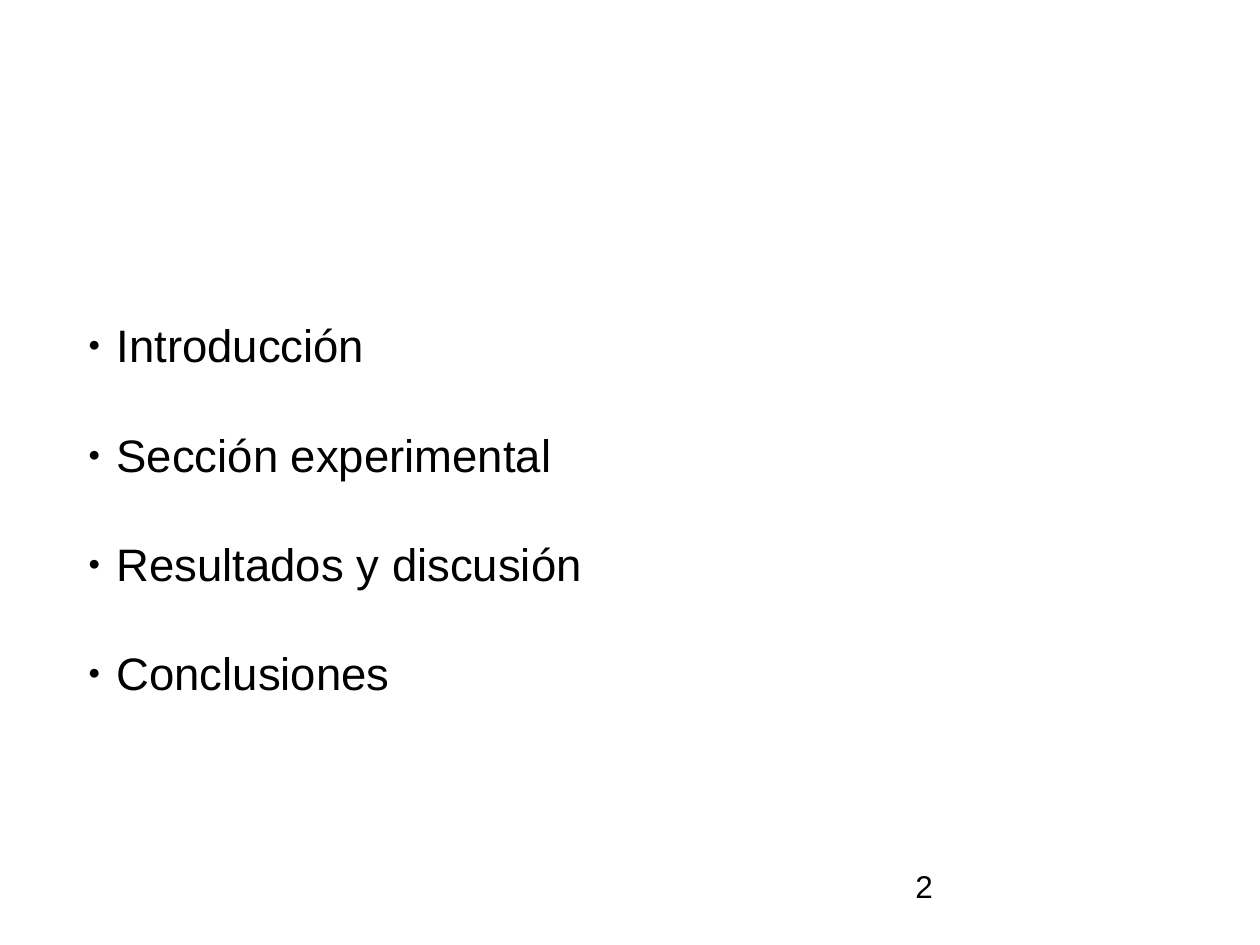
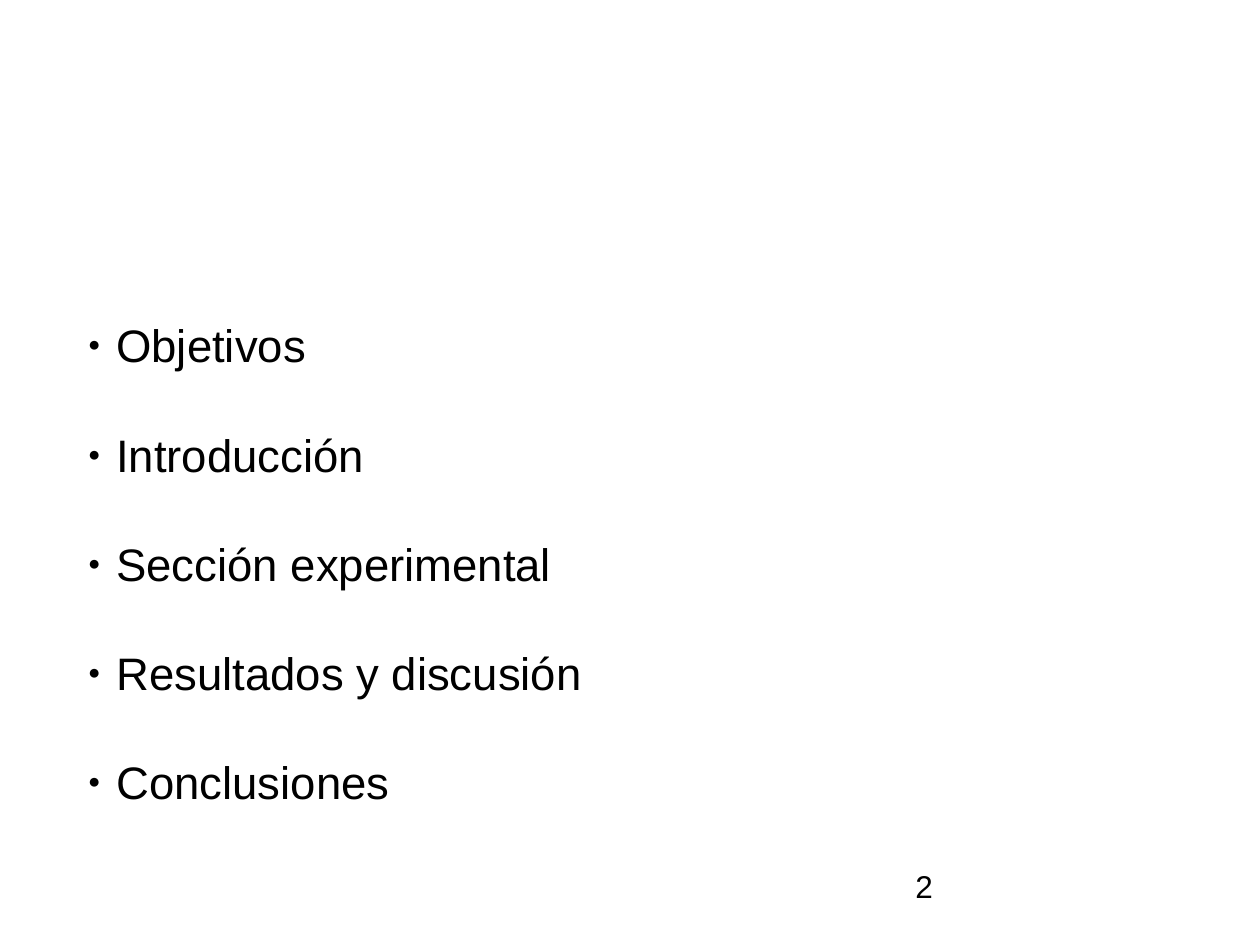
Before and after one commit to jsbarbosa/study-happiness, a slide deck: slide 2 of Lab Q. Avanzada/Organica/seminario/presentación.ppt. Drawn at 1260x945 pixels with LibreOffice and Linux fonts; fonts in the diff are those of the drawing; background and template pictures are left out. Boxes give left, top, right and bottom in pixels: in the first picture for what was removed or moved away, otherwise in the second. Text is boxed around its words. In the diff, an @@ line names an element or a change of style, - is before the commit and + after.

```diff
--- a/Lab Q. Avanzada/Organica/seminario/presentación.ppt
+++ b/Lab Q. Avanzada/Organica/seminario/presentación.ppt
@@ text at (x1=116, y1=329, x2=306, y2=372): paragraph added @@
+● Objetivos
@@ text at (x1=116, y1=438, x2=582, y2=800): indent changed @@
```
Also in this commit, not shown: 4 other slides changed, 1 slide added, 10 other files.
